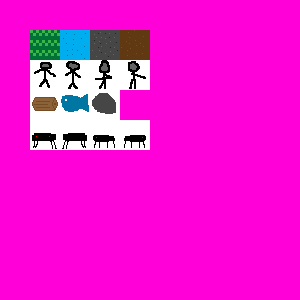
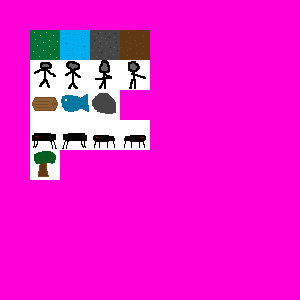
Comparing the layer stacks of the two (300, 300) images. Changes:
painted on "detail" over [30, 30, 60, 58]
added layer "objects" above "items" over [34, 151, 56, 177]
painted on "Layer 0" over [30, 150, 60, 180]
